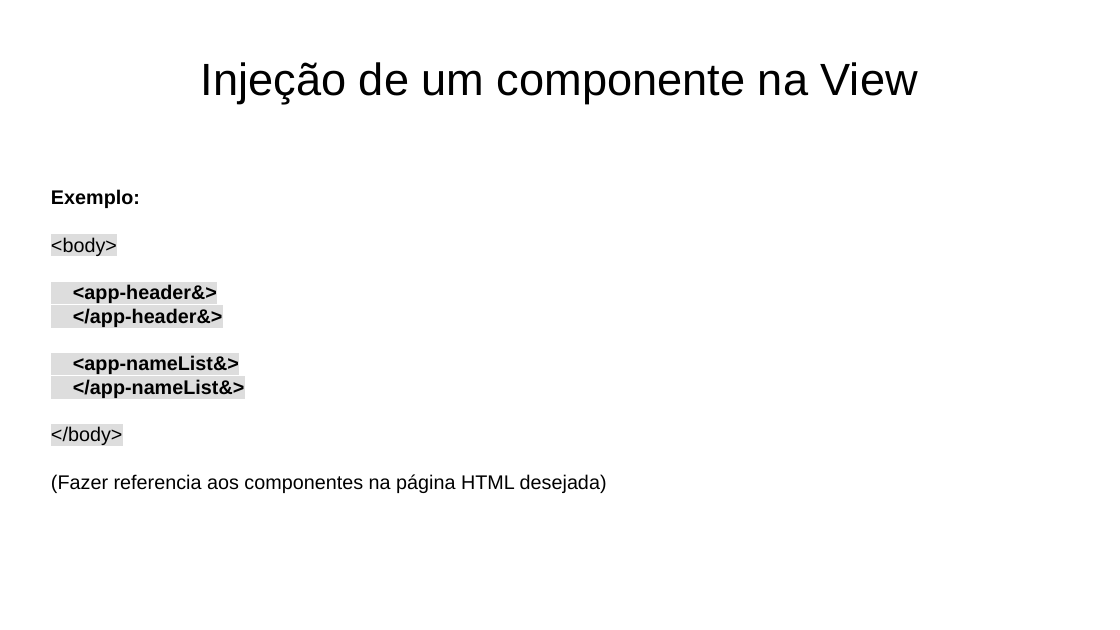
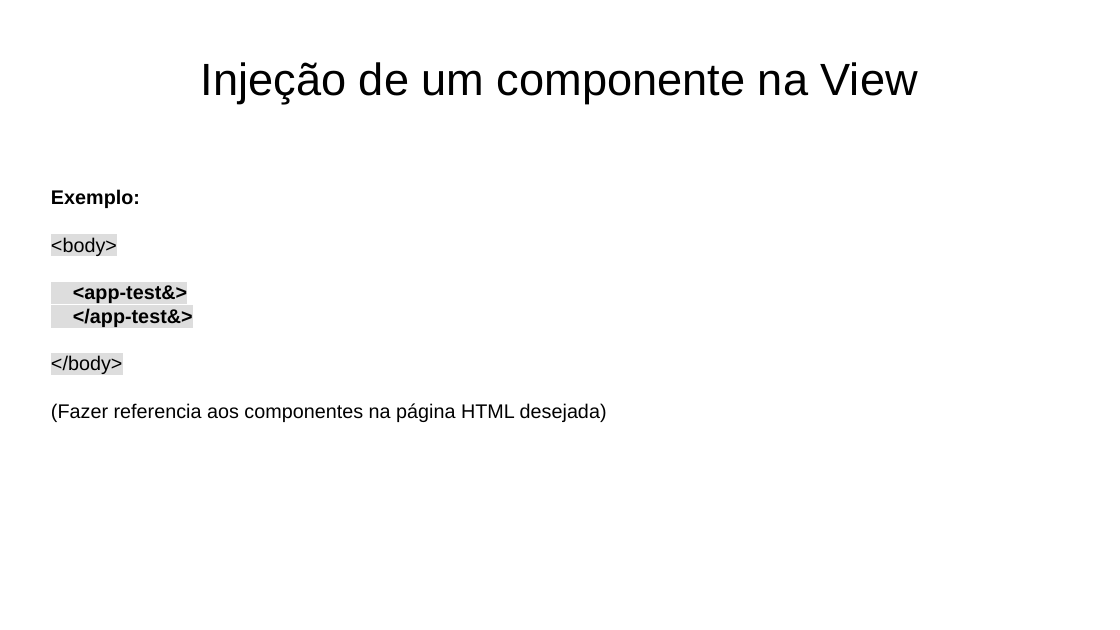
Before and after one commit to joao-neves95/js.web.components, a slide deck: slide 10 of ____docs/js.web.components_presentation_pt.odp. Drawn at 1120x630 pixels with LibreOffice and Linux fonts; fonts in the diff are those of the drawing. Boxes give left, top, right and bottom in pixels: in the first picture for what was removed or moved away, otherwise in the second. Text is boxed around its words. In the diff, an @@ line names an element or a change of style, - is before the commit and + after.

```diff
--- a/____docs/js.web.components_presentation_pt.odp
+++ b/____docs/js.web.components_presentation_pt.odp
@@ subtitle at [73, 285, 193, 327]: text changed @@
-<app-header&>
-</app-header&>
-<app-nameList&>
-</app-nameList&>
+<app-test&>
+</app-test&>
```
Also in this commit, not shown: 7 other slides changed, 1 slide added, 1 other file.
